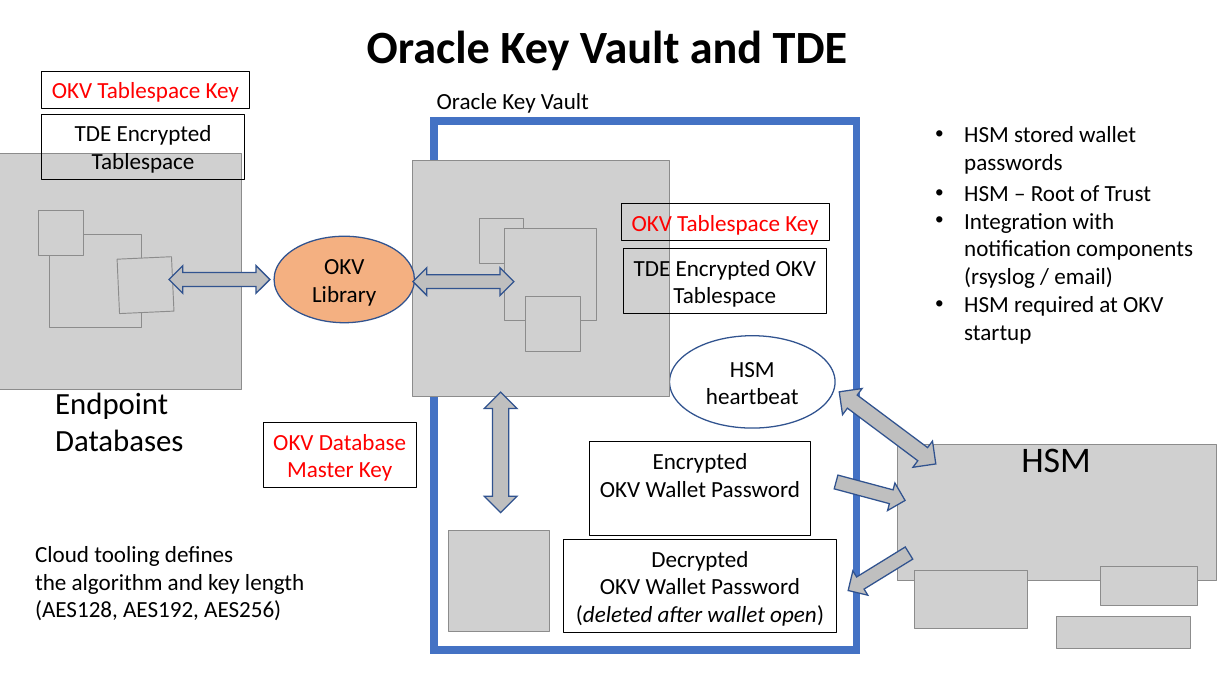
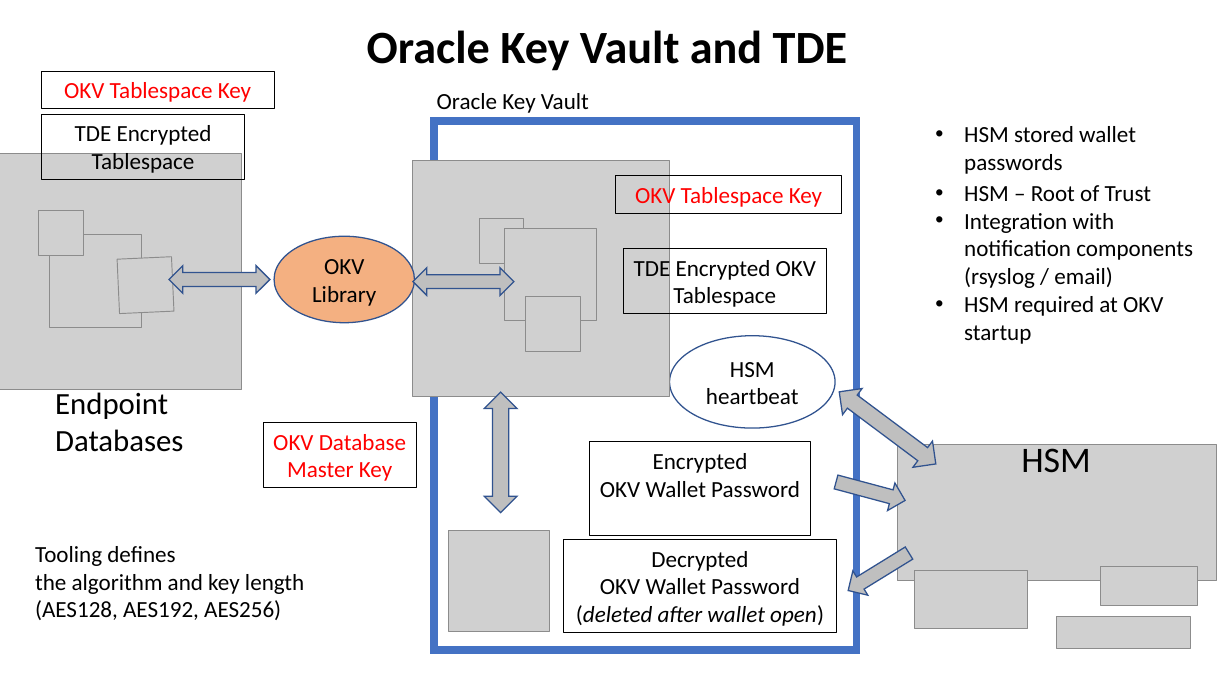
Before and after one commit to zizu1985/DOAG_OKV_EXACC, a slide deck: slide 15 of Oracle_Key_Vault_EXACC_DOAG26.pptx (slide 14 before the commit). Drawn at 1232x693 pixels with LibreOffice and Linux fonts; fonts in the diff are those of the drawing; grey boxes stand for pictures. Boxes give left, top, right and bottom in pixels: in the first picture for what was removed or moved away, otherwise in the second. Text is boxed around its words. In the diff, an @@ line names an element or a change of style, - is before the commit and + after.

```diff
--- a/Oracle_Key_Vault_EXACC_DOAG26.pptx
+++ b/Oracle_Key_Vault_EXACC_DOAG26.pptx
@@ rectangle "OKV Tablespace Key": place and size @@
-rectangle "OKV Tablespace Key" at [42,71,250,108]
+rectangle "OKV Tablespace Key" at [42,71,274,108]
@@ rectangle "OKV Tablespace Key": place and size @@
-rectangle "OKV Tablespace Key" at [621,203,829,240]
+rectangle "OKV Tablespace Key" at [616,176,842,213]
@@ text at [35,546,175,566]: text changed @@
-Cloud tooling defines
+Tooling defines
```
Also in this commit, not shown: 22 other slides changed, 1 slide added, 2 slides removed.
